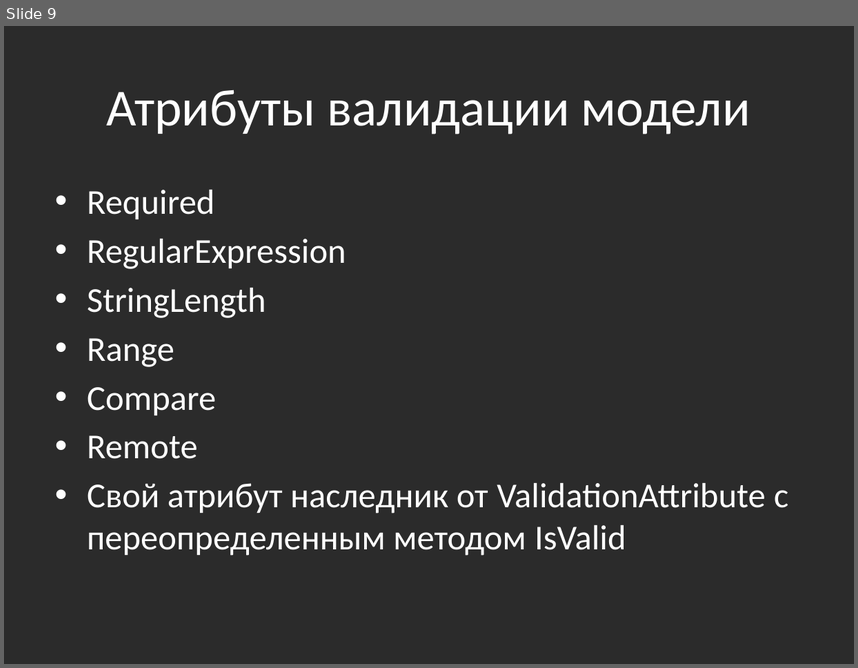
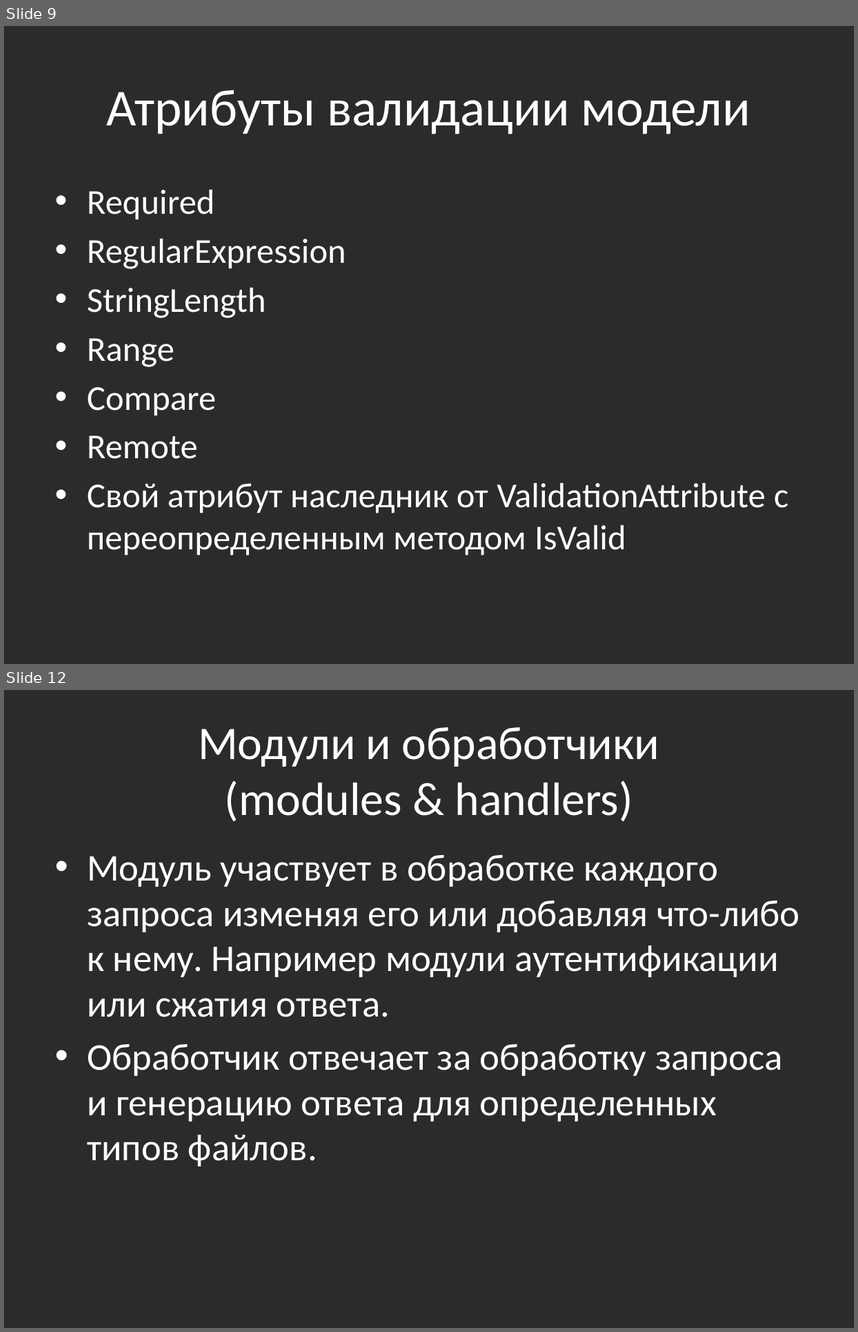
Before and after one commit to bazile/AspNetMvcTraining, a slide deck: asp-net-mvc.pptx. Shown one above the other, each under a label of ours: slide 9 before the commit, slides 9 and 12 after it; the slides between them are not shown. The pictures are 858x668 and 858x1332 pixels, drawn with LibreOffice and Linux fonts; fonts in the diff are those of the drawing; background and template pictures are left out; a plain dark background stands for a picture behind light text. Boxes give left, top, right and bottom in pixels: in the first picture for what was removed or moved away, otherwise in the second. Text is boxed around its words. In the diff, an @@ line names an element or a change of style, - is before the commit and + after.

```diff
--- a/asp-net-mvc.pptx
+++ b/asp-net-mvc.pptx
@@ slide 12 added at (4, 690, 854, 1328), background picture (left out) @@
@@ title added at (198, 727, 660, 821), 39.6 pt, text #FFFFFF @@
+Модули и обработчики
+(modules & handlers)
@@ text added at (87, 854, 800, 1166), 32 pt, text #FFFFFF @@
+• Модуль участвует в обработке каждого запроса изменяя его или добавляя что-либо к нему. Например модули аутентификации или сжатия ответа.
+• Обработчик отвечает за обработку запроса и генерацию ответа для определенных типов файлов.
```
Also in this commit, not shown: 1 slide changed, 2 other slides added, 1 other file.
